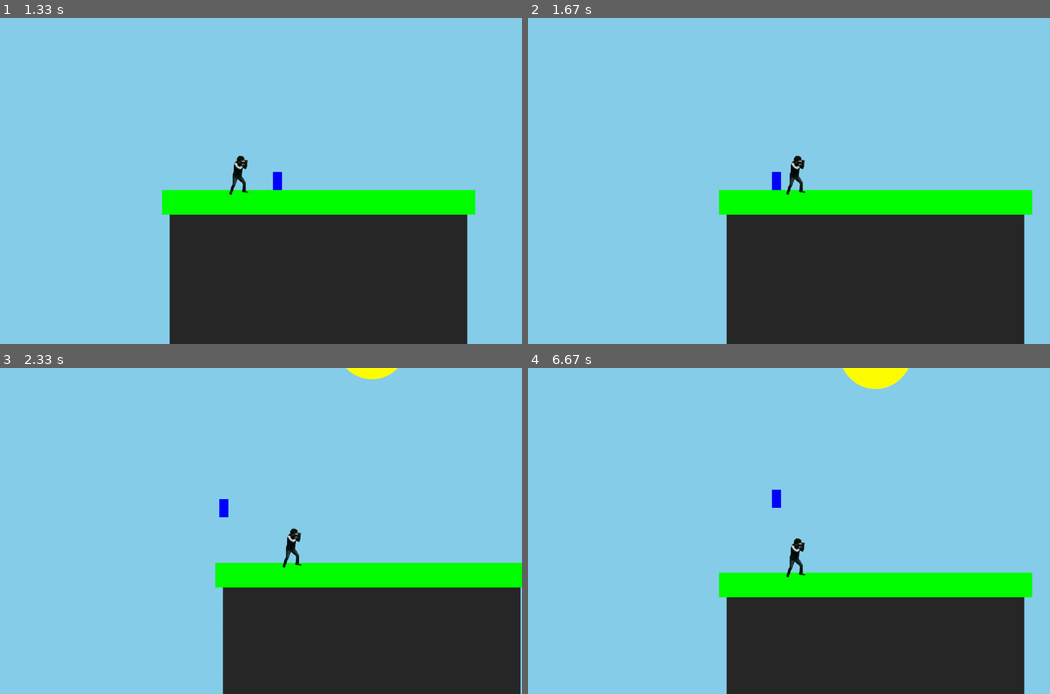
Above: before the commit, frames 1-4 (two rows, left to right).
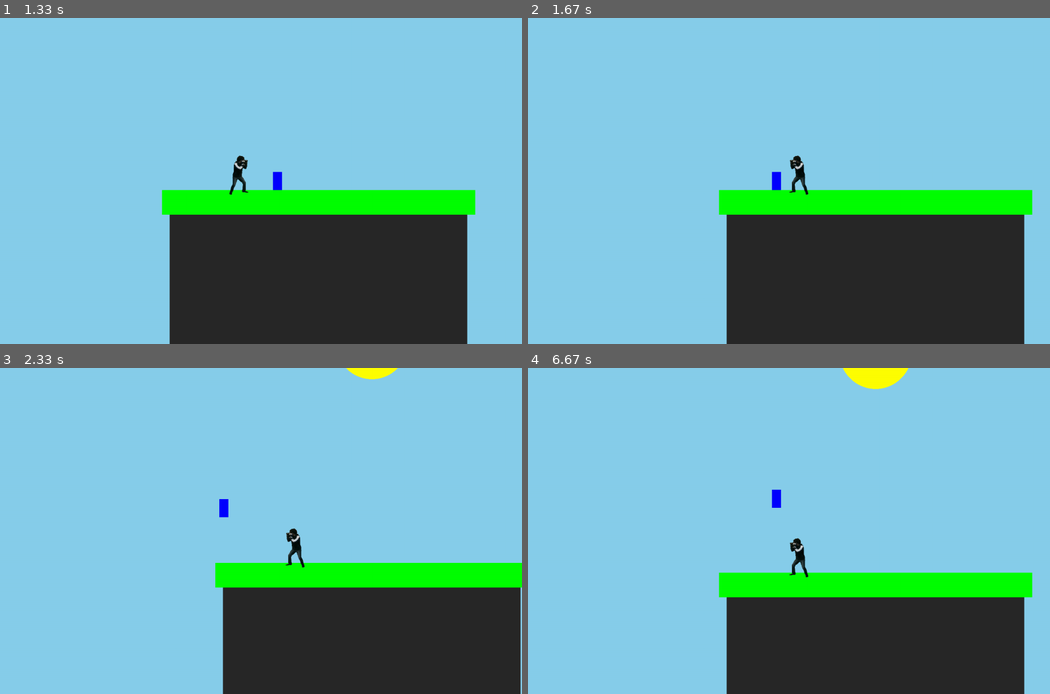
Above: after the commit, the same moments.

Repository: Isaac-Muscat/Pygame-Smash-Bros-Platformer
Game: pygame game, started from src/main.py
The game is run twice, just before and just after one commit, with the same random seed, the same clock (stepped at 60 frames per second) and the same inputs.
Inputs:
- Up to frame 1 (1.33 s): hold Left 0.33-0.87 s; hold Down 0.9-1.2 s; hold Left from 1.23 s (still down)
- Up to frame 2 (1.67 s): release Left at 1.63 s
- Up to frame 3 (2.33 s): hold Up 1.67-2.03 s; hold Right from 2.07 s (still down)
- Up to frame 4 (6.67 s): release Right at 2.7 s; hold Down 2.73-3.1 s; hold Left 3.13-3.6 s; hold Right 3.63-4.1 s; hold Up 4.13-4.43 s; hold Right 4.47-4.93 s; hold Left 4.97-5.5 s; hold Down 5.53-5.83 s; hold Left 5.87-6.27 s; hold Up from 6.3 s (still down)

Frame 1 is identical in both runs. In frame 2, 0.3% of the frame differs, in the area x 49-54%, y 42-55%; in frame 3, 0.3%, in the area x 54-59%, y 49-62%; in frame 4, 0.3%.

Commit message:
Created rudimentary menus and buttons. Added character select scene.

Diff:
--- a/src/gameobjects/players/jonah.py
+++ b/src/gameobjects/players/jonah.py
@@ -32,5 +32,8 @@
         else:
             self.image = pygame.image.load("Sprites/Jonah/R/stand1.png")
 
+
         self.image = pygame.transform.scale(self.image, (150, 150))
+        if self.direction_facing == -1:
+            self.image = pygame.transform.flip(self.image, True, False)
         screen.blit(self.image, [self.position.x - 75, self.position.y - 75])
--- a/src/gameobjects/players/player.py
+++ b/src/gameobjects/players/player.py
@@ -3,6 +3,7 @@
 import settings as s
 import physics.vector2 as vec
 from physics.vector2 import Vector2
+
 
 
 class Player(Rigidbody):
@@ -20,6 +21,7 @@
         self.run_force = run_force
         self.jumps = jumps
         self.jumps_left = jumps
+
 
         self.frames_in_tumble = 0
         self.direction_facing = 1  # 1 for player facing right and -1 for player facing left
--- a/src/scenes.py
+++ b/src/scenes.py
@@ -147,6 +147,7 @@
             self.player_2.direction_facing = 1
 
     def update(self, time):
+
         if self.floor.player_collided_from_top(self.player_1):
             self.player_1.jumps_left = self.player_1.jumps
             self.player_1.velocity.y = 0
@@ -166,6 +167,13 @@
 
         elif self.player_2.velocity.y < self.player_2.max_fallspeed:
             self.player_2.add_gravity(self.player_2.gravity_coef)
+
+        if self.player_1.position.x < self.player_2.position.x:
+            self.player_1.direction_facing = 1
+            self.player_2.direction_facing = -1
+        elif self.player_1.position.x > self.player_2.position.x:
+            self.player_1.direction_facing = -1
+            self.player_2.direction_facing = 1
 
         self.player_2.add_friction(self.player_2.friction_coef)
         self.player_2.add_drag(self.player_2.drag_coef)
Binary file added: src/Sprites/Jonah/R/latk.png
